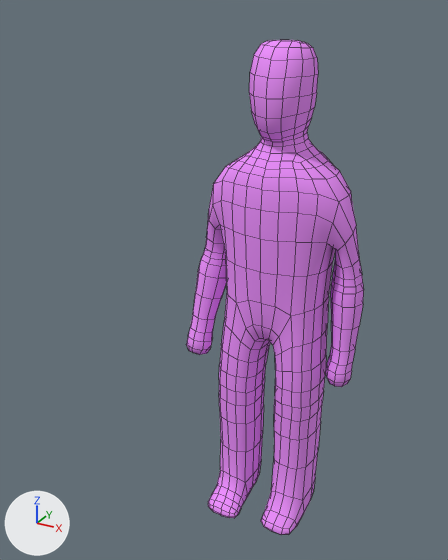
The Blender file gmlPlayerWithModelMerge/blender_model/Man0.26.blend, before and after one commit.
One viewpoint serves both versions: a camera (50 mm lens) standing at (3.06, -8.64, 3.18) and looking at (-0.98, -1.31, -0.49). Lighting does not change. The marker at lower left points along +X, +Y and +Z. Both versions are drawn at the pose saved in each file; the numbers are the values there. Mesh edges are drawn as thin lines.

Objects in the first picture: 'Man'.
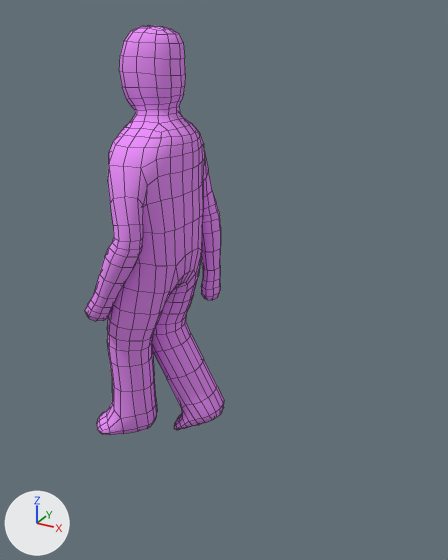
Boxes (x1, y1, x2, y2) around the edits, measured in the pictures (448 x 560 px):
'Man', posed (22% narrower, 17% shorter): before (186, 40, 364, 535); after (85, 26, 224, 435)
bone 'Root', root to tip: before (310, 227) to (298, 241); after (222, 203) to (208, 214)
bone 'Root.1', root to tip: before (300, 259) to (287, 274); after (205, 243) to (180, 243)
bone 'Iktarget.Knee.r', root to tip: before (178, 426) to (142, 459); after (93, 309) to (59, 298)
bone 'Thigh.l', root to tip: before (307, 322) to (300, 408); after (140, 275) to (123, 341)
bone 'Iktarget.Hand.l', root to tip: before (345, 353) to (350, 398); after (103, 299) to (101, 342)
bone 'Iktarget.Hand.r', root to tip: before (200, 321) to (193, 359); after (214, 272) to (217, 305)
bone 'Iktarget.Foot.r', root to tip: before (235, 469) to (225, 491); after (201, 399) to (207, 419)
bone 'Iktarget.Foot.l', root to tip: before (296, 490) to (305, 520); after (132, 412) to (127, 442)

What the commit changed:
Bone 'Root' (bone_root) moves from (0.0, -0.04, 0.25) to (1.72, -0.49, 0.18).
Bone 'Root.1' (bone_root_1) moves from (-0.04, 0.03, -0.27) to (-0.41, 0.82, -0.03).
Bone 'Root.1' (bone_root_1) turns from (0, 0, 0) to (-9, 9, -90) degrees about its own x, y and z.
Bone 'Iktarget.Knee.r' (bone_iktarget_knee_r) moves from (0.0, 0.0, 0.0) to (0.56, 0.19, 0.01).
Bone 'Thigh.l' (bone_thigh_l) turns from (0, 0, 0) to (-3, -33, -12) degrees about its own x, y and z.
Bone 'Iktarget.Hand.l' (bone_iktarget_hand_l) moves from (0.21, -0.04, -0.09) to (0.25, -0.15, 0.42).
Bone 'Iktarget.Hand.r' (bone_iktarget_hand_r) moves from (-0.07, -0.05, 0.11) to (-0.33, -0.12, -0.46).
Bone 'Iktarget.Foot.r' (bone_iktarget_foot_r) moves from (0.01, -0.02, 0.02) to (-0.4, -0.49, -0.5).
Bone 'Iktarget.Foot.r' (bone_iktarget_foot_r) turns from (0, 0, 0) to (-108, 71, -88) degrees about its own x, y and z.
Bone 'Iktarget.Foot.l' (bone_iktarget_foot_l) moves from (-0.01, -0.01, -0.03) to (1.3, -0.65, 0.24).
Bone 'Iktarget.Foot.l' (bone_iktarget_foot_l) turns from (0, 0, 0) to (108, 71, 88) degrees about its own x, y and z.
